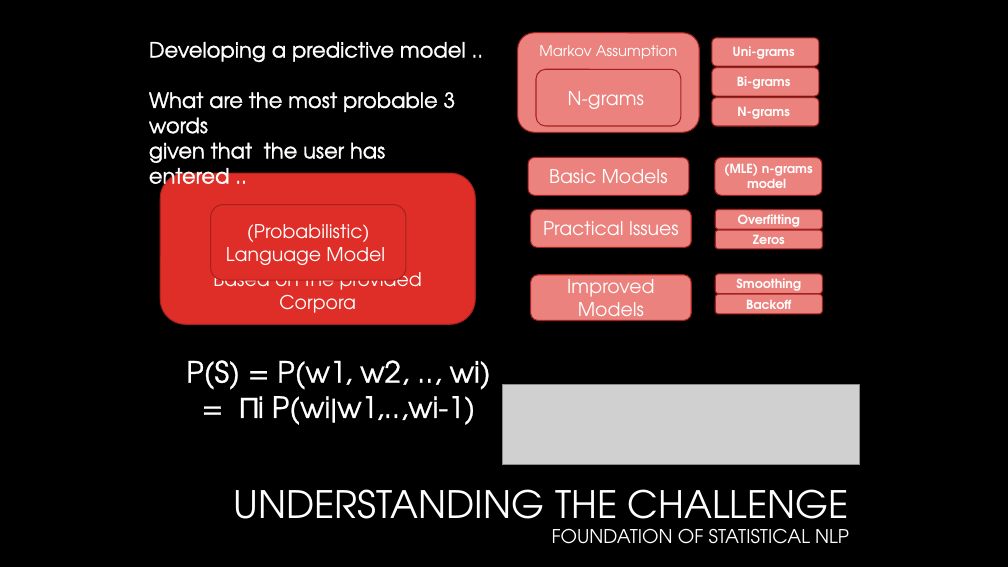
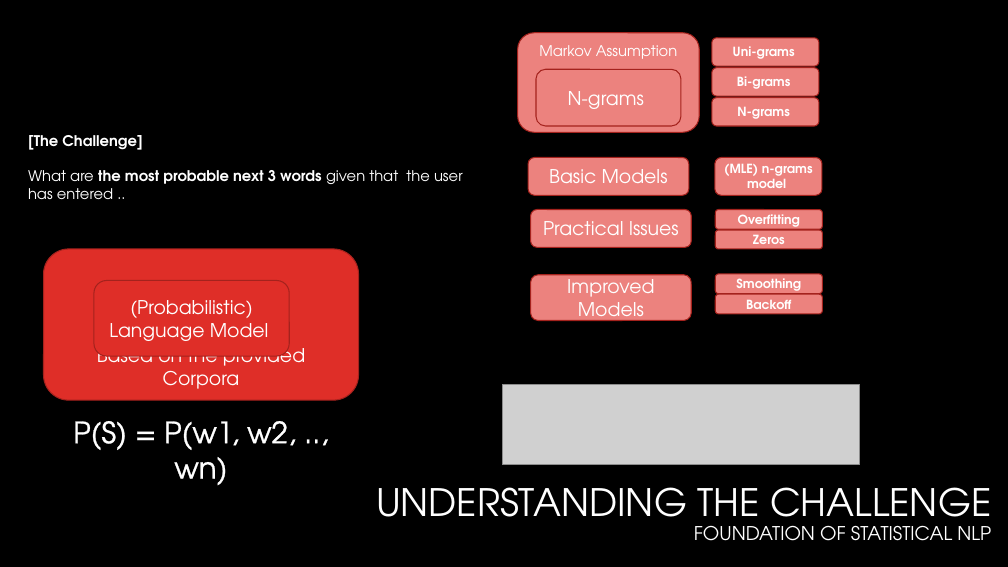
Before and after one commit to pparacch/CapstoneProjectDataScienceSpecialization, a slide deck: slide 8 of notes/meetUp_case_textPrediction.pptx (slide 13 before the commit). Drawn at 1008x567 pixels with LibreOffice and Linux fonts; fonts in the diff are those of the drawing; grey boxes stand for pictures; background and template pictures are left out. Boxes give left, top, right and bottom in pixels: in the first picture for what was removed or moved away, otherwise in the second. Text is boxed around its words. In the diff, an @@ line names an element or a change of style, - is before the commit and + after.

```diff
--- a/notes/meetUp_case_textPrediction.pptx
+++ b/notes/meetUp_case_textPrediction.pptx
@@ text at [28, 135, 463, 199]: text changed; size 20 to 14 pt; bold on @@
-Developing a predictive model ..
-What are the most probable 3 words
-given that the user has entered ..
+[The Challenge]
+What are the most probable next 3 words given that the user has entered ..
@@ rounded rectangle "Based on the provided Corpora": place and size @@
-rounded rectangle "Based on the provided Corpora" at [160, 173, 476, 324]
+rounded rectangle "Based on the provided Corpora" at [44, 249, 359, 400]
@@ rounded rectangle "(Probabilistic)": place and size @@
-rounded rectangle "(Probabilistic)" at [211, 205, 406, 281]
+rounded rectangle "(Probabilistic)" at [94, 281, 289, 356]
@@ text at [73, 421, 296, 485]: text changed @@
-P(S) = P(w1, w2, .., wi)
-= Πi P(wi|w1,..,wi-1)
+P(S) = P(w1, w2, .., wn)
@@ title "UNDERSTANDING THE CHALLENGE FOUNDATION OF ...": place and size @@
-title "UNDERSTANDING THE CHALLENGE FOUNDATION OF ..." at [234, 489, 849, 544]
+title "UNDERSTANDING THE CHALLENGE FOUNDATION OF ..." at [376, 487, 991, 541]
```
Also in this commit, not shown: 4 other slides changed, 1 slide added, 1 slide removed.
